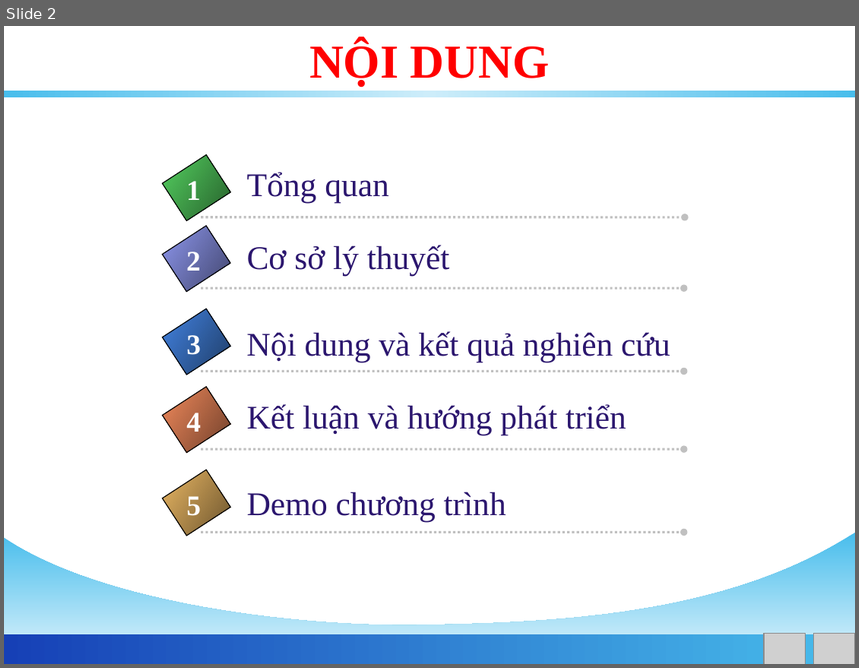
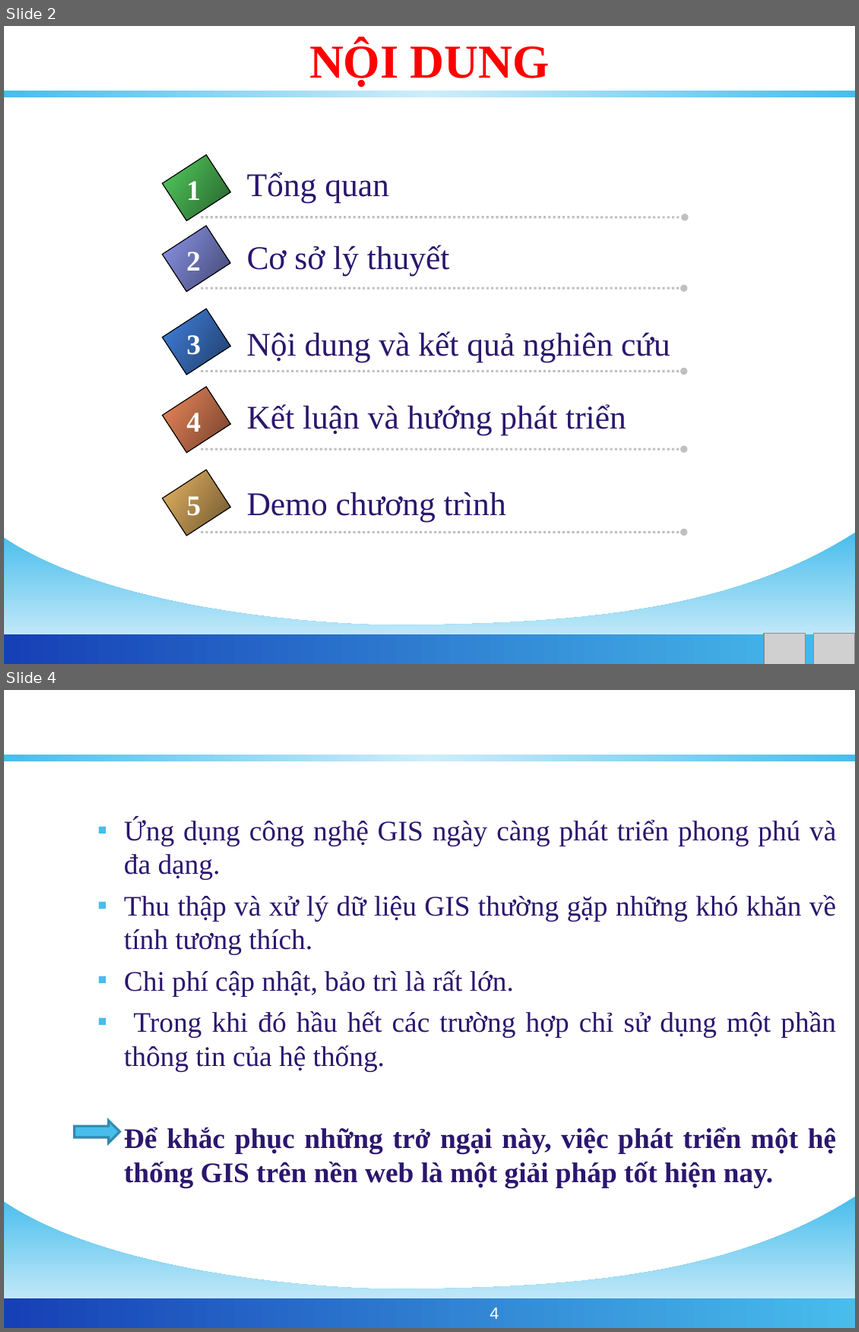
Before and after one commit to phamngsinh/cantho-webgis, a slide deck: Document/Bao Cao/BaoCaoLuanVan.ppt. Shown one above the other, each under a label of ours: slide 2 before the commit, slides 2 and 4 after it; the slides between them are not shown. The pictures are 859x668 and 859x1332 pixels, drawn with LibreOffice and Linux fonts; fonts in the diff are those of the drawing; grey boxes stand for pictures; background and template pictures are left out. Boxes give left, top, right and bottom in pixels: in the first picture for what was removed or moved away, otherwise in the second. Text is boxed around its words. In the diff, an @@ line names an element or a change of style, - is before the commit and + after.

```diff
--- a/Document/Bao Cao/BaoCaoLuanVan.ppt
+++ b/Document/Bao Cao/BaoCaoLuanVan.ppt
@@ slide 4 added at (x1=4, y1=690, x2=855, y2=1328), background #FFFFFF; not listed: 3 template elements that a slide beside it also shows @@
@@ title added at (x1=47, y1=704, x2=813, y2=756), 32 pt, text #FFFFFF, bold @@
+ĐẶT VẤN ĐỀ
@@ text added at (x1=124, y1=818, x2=836, y2=1188), 24 pt, text #2B166E @@
+  ▪ Ứng dụng công nghệ GIS ngày càng phát triển phong phú và đa dạng.
+  ▪ Thu thập và xử lý dữ liệu GIS thường gặp những khó khăn về tính tương thích.
+  ▪ Chi phí cập nhật, bảo trì là rất lớn.
+  ▪ Trong khi đó hầu hết các trường hợp chỉ sử dụng một phần thông tin của hệ thống.
+  Để khắc phục những trở ngại này, việc phát triển một hệ thống GIS trên nền web là một giải pháp tốt hiện nay.
@@ right arrow added at (x1=75, y1=1121, x2=120, y2=1143), fill #48BDEC, outline #328AAD 2.01 pt @@
@@ page number added at (x1=490, y1=1308, x2=499, y2=1319), 14 pt, text #FFFFFF @@
+4
```
Also in this commit, not shown: 8 slides changed, 2 slides removed.
